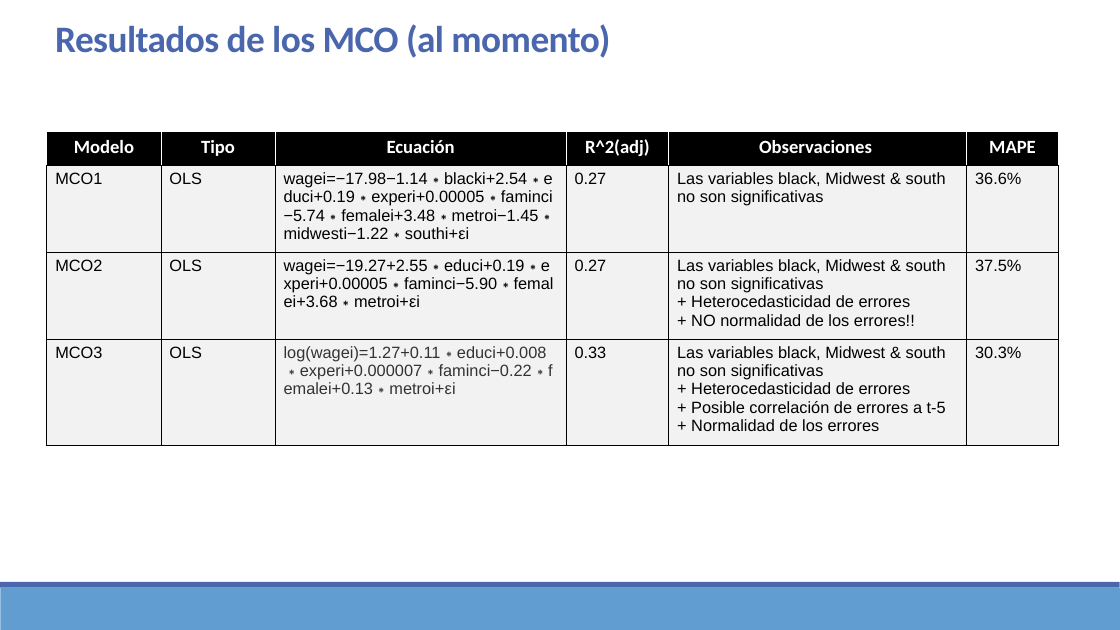
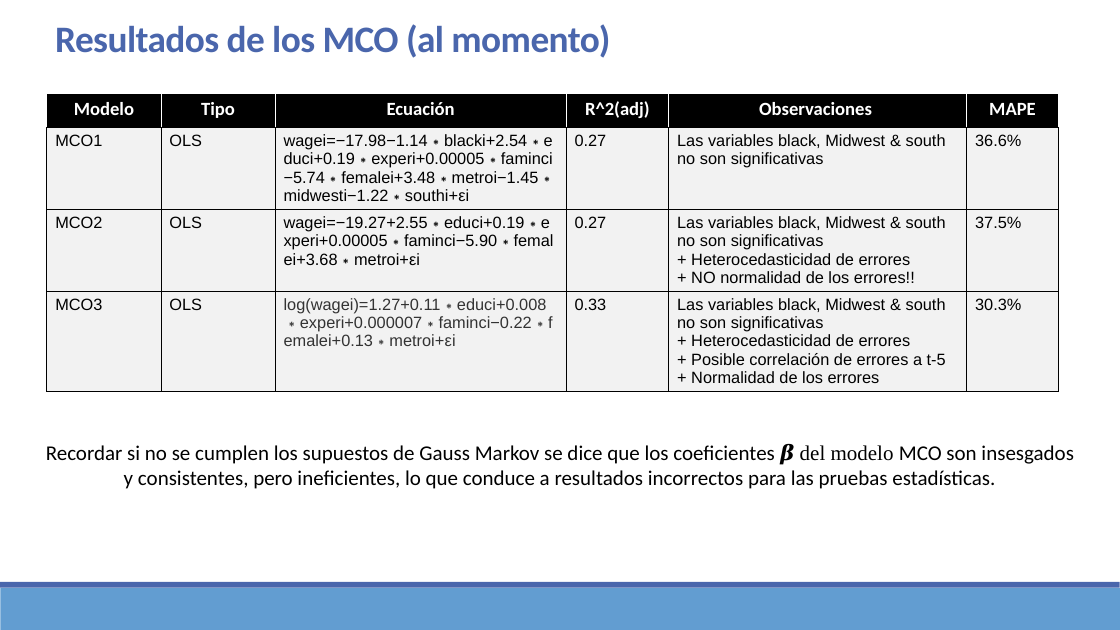
Before and after one commit to Sergio-Ibarra-1795/MIS_Regresion_GitHub, a slide deck: slide 12 of Mod_Lineales_Examen_a_casa_v1_1.pptx. Drawn at 1120x630 pixels with LibreOffice and Linux fonts; fonts in the diff are those of the drawing. Boxes give left, top, right and bottom in pixels: in the first picture for what was removed or moved away, otherwise in the second. Text is boxed around its words. In the diff, an @@ line names an element or a change of style, - is before the commit and + after.

```diff
--- a/Mod_Lineales_Examen_a_casa_v1_1.pptx
+++ b/Mod_Lineales_Examen_a_casa_v1_1.pptx
@@ table: place and size @@
-table at box(47, 131, 1059, 445)
+table at box(47, 93, 1059, 408)
@@ text added at box(46, 443, 1074, 489), 18 pt, text #000000 @@
+Recordar si no se cumplen los supuestos de Gauss Markov se dice que los coeficientes 𝜷 del modelo MCO son insesgados y consistentes, pero ineficientes, lo que conduce a resultados incorrectos para las pruebas estadísticas.
```
Also in this commit, not shown: 4 other slides changed, 3 slides added, 2 other files.
